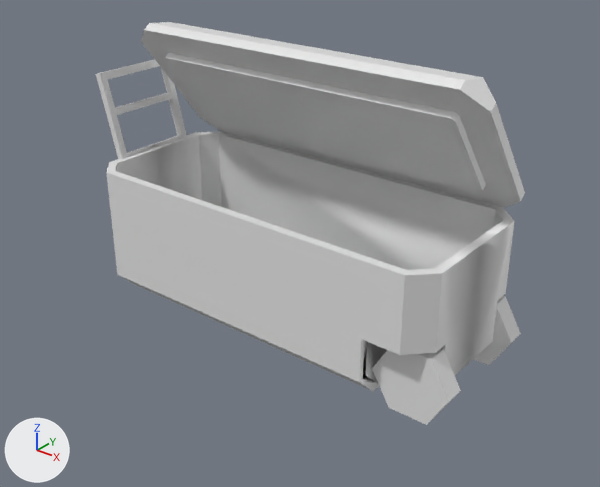
A saved change to the FBX model ScorpJam/Assets/Props/untitled.fbx.
Camera for both pictures: a 50 mm camera at (5.58, -6.88, 4.23) aimed at (0.18, -0.13, 0.05). Arrows for +X, +Y and +Z are at lower left; the lights stay in place.
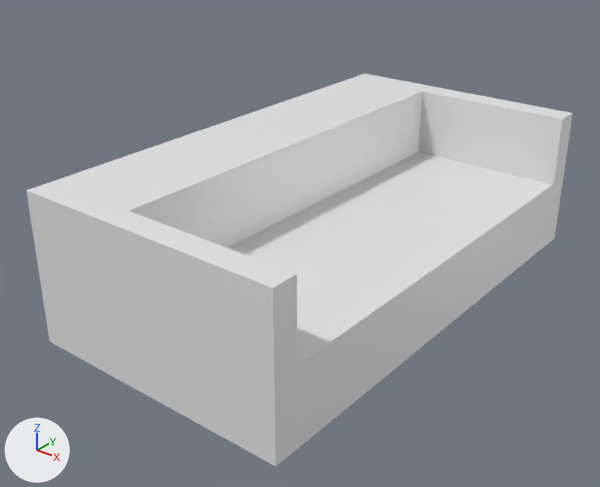
Changed parts and their boxes [x1, y1, x2, y2] in the pictures (600 x 487 px):
'Cube', reshaped, rescaled (27% wider): before [96, 22, 525, 425]; after [26, 74, 573, 466]
part 1 of me_cube_001, added: after [52, 78, 422, 248]
part 2 of me_cube_001, added: after [26, 74, 573, 466]
part 3 of me_cube_001, deleted: before [106, 132, 514, 391]
part 4 of me_cube_001, deleted: before [96, 59, 187, 159]
part 5 of me_cube_001, deleted: before [141, 22, 525, 208]
part 6 of me_cube_001, deleted: before [474, 296, 521, 365]
part 7 of me_cube_001, deleted: before [372, 349, 461, 425]

The change, as a diff of the scene's bpy script:
```diff
--- a/ScorpJam/Assets/Props/untitled.fbx.py
+++ b/ScorpJam/Assets/Props/untitled.fbx.py
@@ me_cube_001 @@
 # used by ob_cube; location = (0.0, 0.0, 0.0)
-me_cube_001.from_pydata(...)  # 208 vertices, 184 faces; spans x -2.68..2.57, y -1.0..1.13, z -1.08..2.28
+me_cube_001.from_pydata(...)  # 32 vertices, 28 faces; spans x -100.0..205.24, y -279.25..281.87, z -42.3..125.95
+# me_cube_001 part 1: a new loose piece, a box spanning x -99.6..12.76, y -250.99..250.99, z 41.35..125.95, in mat_material_001 (white #e7e7e7)
+# me_cube_001 part 2: a new loose piece of 24 vertices spanning x -100.0..205.24, y -279.25..281.87, z -42.3..125.87, in mat_material_001 (white #e7e7e7)
+# me_cube_001 part 3: the loose piece of 88 vertices spanning x -2.36..2.36, y -1.0..1.0, z -1.0..0.64 is deleted
+# me_cube_001 part 4: the loose piece of 60 vertices spanning x -2.68..-2.31, y -0.56..0.56, z 0.57..1.68 is deleted
+# me_cube_001 part 5: the loose piece of 36 vertices spanning x -2.36..2.36, y -0.23..1.13, z 0.63..2.28 is deleted
+# me_cube_001 part 6: the loose piece of 12 vertices spanning x 1.66..2.57, y 0.56..0.8, z -1.08..-0.3 is deleted
+# me_cube_001 part 7: the loose piece of 12 vertices spanning x 1.66..2.57, y -0.79..-0.56, z -1.08..-0.3 is deleted
 me_cube_001.materials.append(mat_material_001)
@@ ob_cube @@
 ob_cube.location = (0.0, 0.0, 0.0)
+ob_cube.scale = (0.01, 0.01, 0.01)
```
